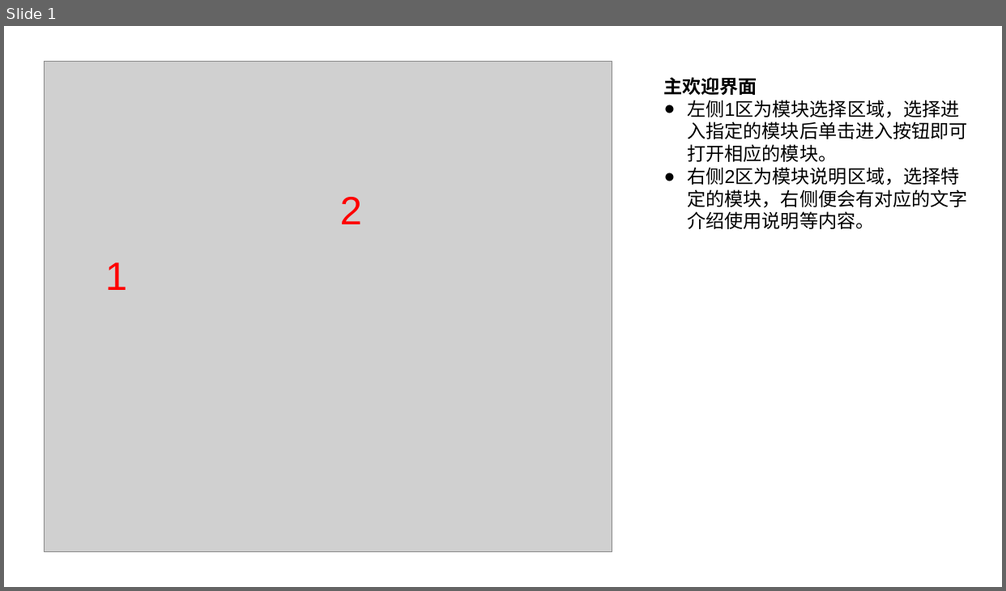
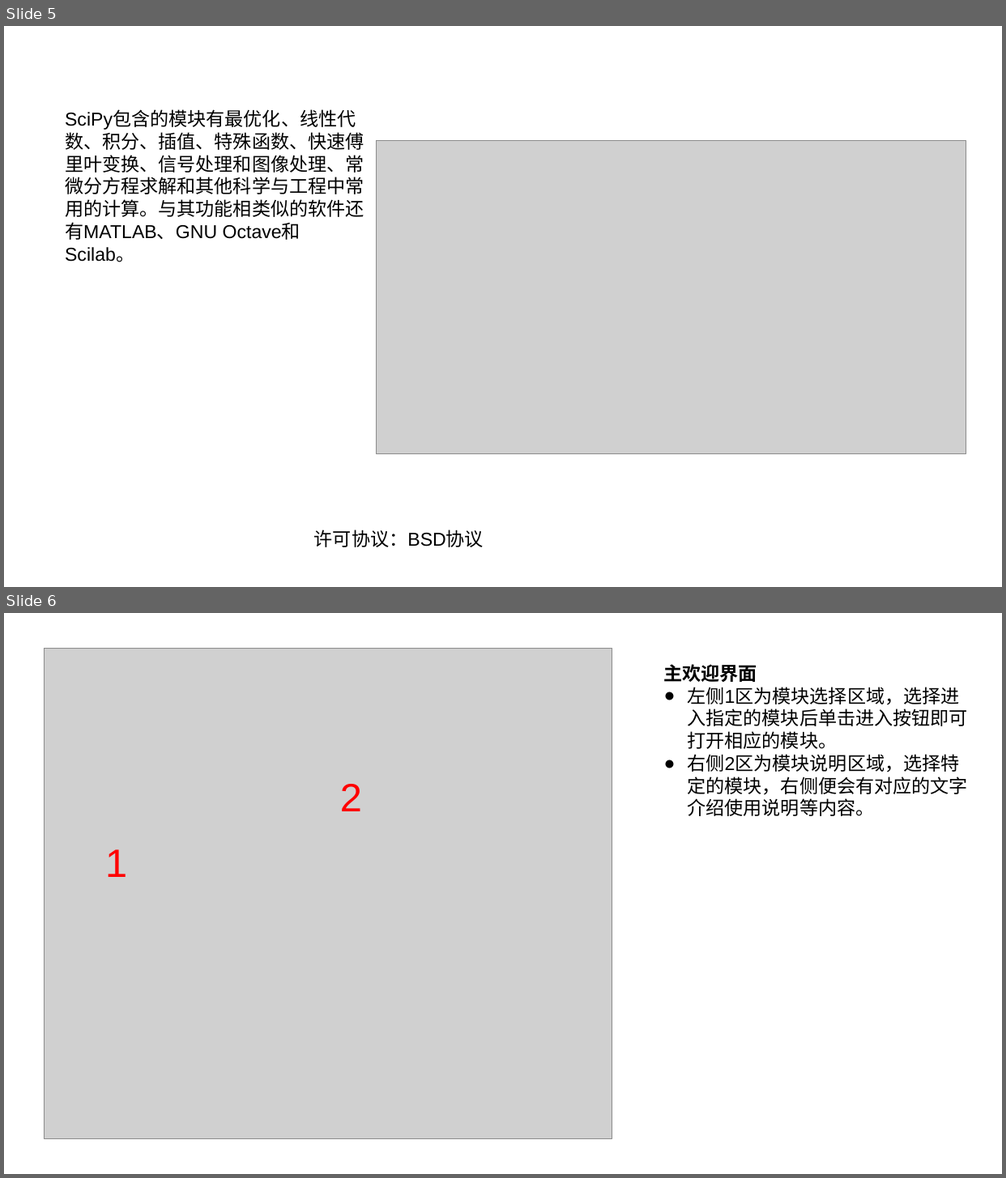
Before and after one commit to PENG-HuaXing/oscilloscope, a slide deck: Presentation1.pptx. Shown one above the other, each under a label of ours: slide 1 before the commit, slides 5 and 6 after it. The pictures are 1006x591 and 1006x1178 pixels, drawn with LibreOffice and Linux fonts; fonts in the diff are those of the drawing; grey boxes stand for pictures. Boxes give left, top, right and bottom in pixels: in the first picture for what was removed or moved away, otherwise in the second. Text is boxed around its words. In the diff, an @@ line names an element or a change of style, - is before the commit and + after.

```diff
--- a/Presentation1.pptx
+++ b/Presentation1.pptx
@@ slide 5 added at (4,26,1002,587), background #FFFFFF @@
@@ text added at (65,111,364,240), 18 pt, text #000000 @@
+SciPy包含的模块有最优化、线性代数、积分、插值、特殊函数、快速傅里叶变换、信号处理和图像处理、常微分方程求解和其他科学与工程中常用的计算。与其功能相类似的软件还有MATLAB、GNU Octave和Scilab。
@@ picture added at (376,140,966,454) @@
@@ text added at (314,530,484,548), 18 pt, text #000000 @@
+许可协议：BSD协议
@@ what was slide 1 is now slide 6 @@
```
Also in this commit, not shown: 4 other slides added, 1 other file.
